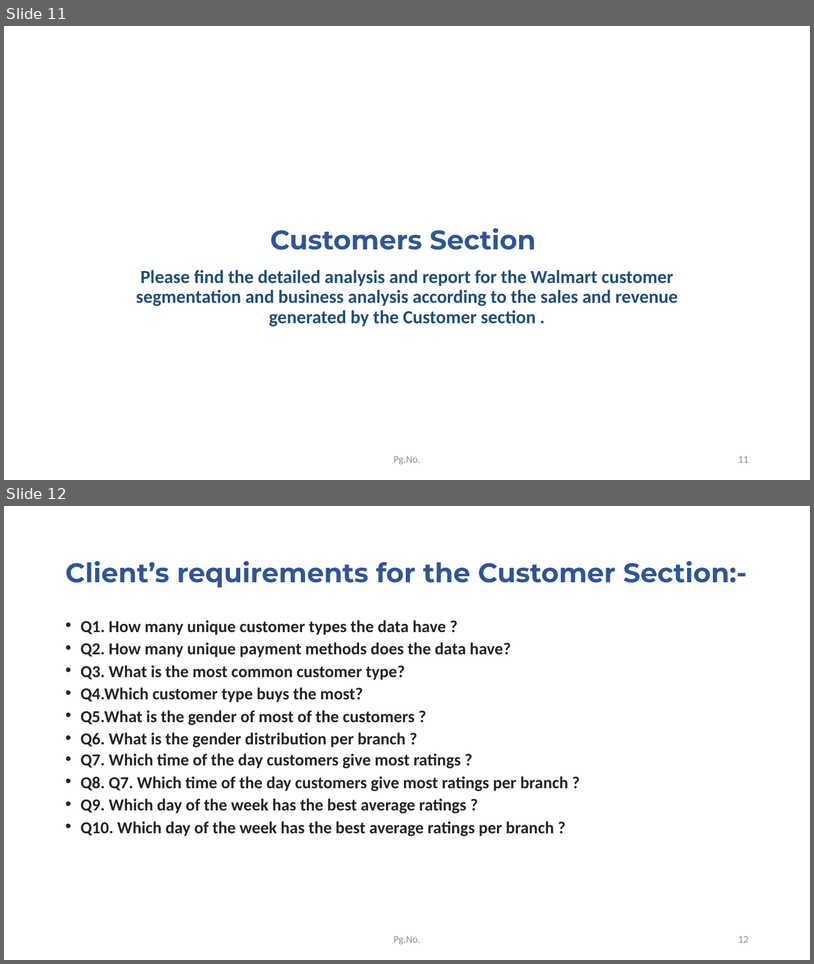
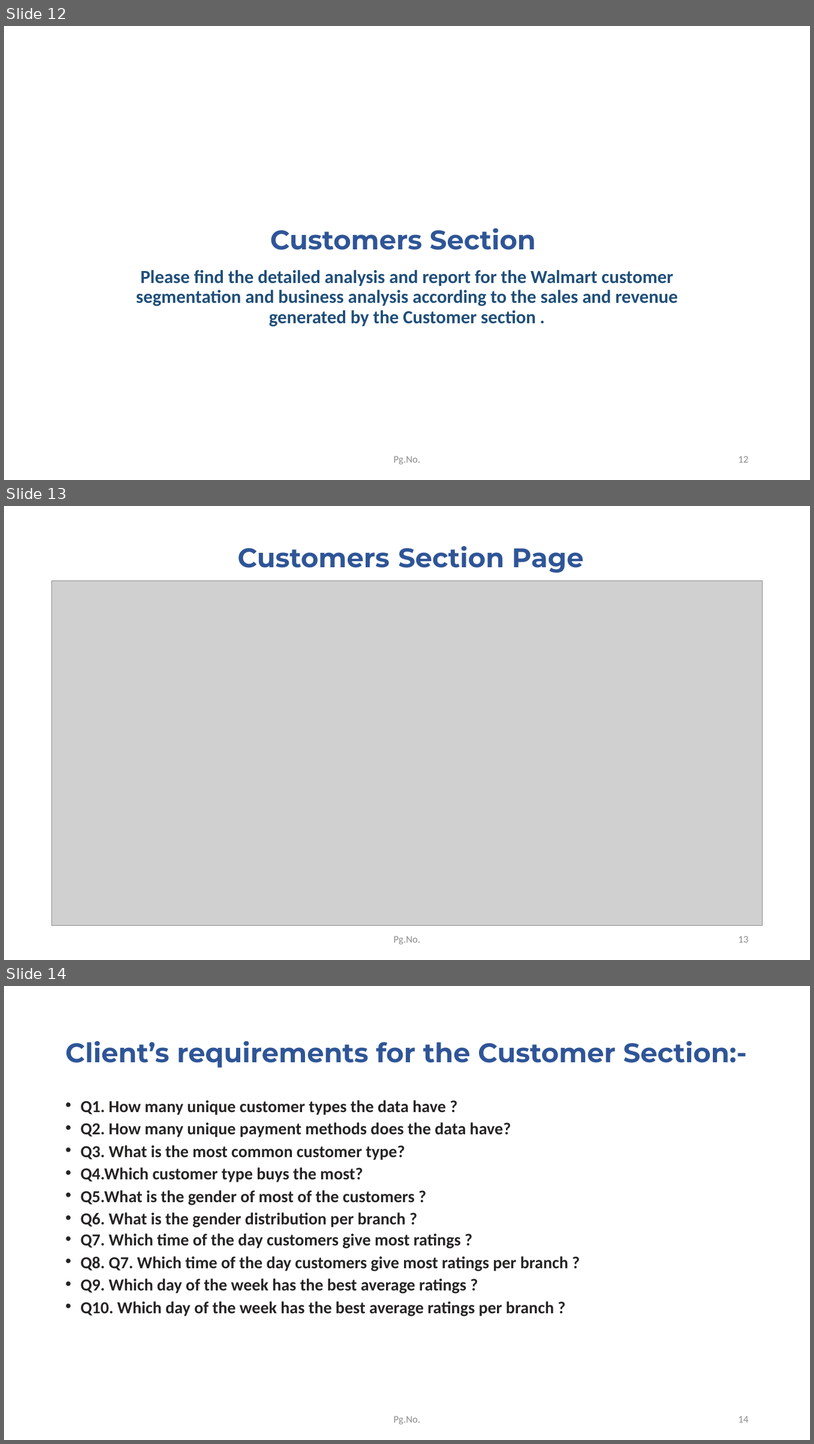
Before and after one commit to NikhilGit3432/SQL-Projects, a slide deck: Customer Segmentation for te walmart PPT.pptx. Shown one above the other, each under a label of ours: slides 11 and 12 before the commit, slides 12, 13 and 14 after it. The pictures are 814x964 and 814x1444 pixels, drawn with LibreOffice and Linux fonts; fonts in the diff are those of the drawing; grey boxes stand for pictures. Boxes give left, top, right and bottom in pixels: in the first picture for what was removed or moved away, otherwise in the second. Text is boxed around its words. In the diff, an @@ line names an element or a change of style, - is before the commit and + after.

Commit message:
Final Draft of PPT

```diff
--- a/Customer Segmentation for te walmart PPT.pptx
+++ b/Customer Segmentation for te walmart PPT.pptx
@@ slide 13 added at (4, 506, 810, 960), background #FFFFFF @@
@@ title added at (238, 546, 584, 573), 32 pt, text #2F5597, bold @@
+Customers Section Page
@@ picture added at (52, 580, 762, 925) @@
@@ text added at (394, 936, 421, 944), 12 pt, text #8C8C8C @@
+Pg.No.
@@ page number added at (738, 936, 749, 942), 12 pt, text #8C8C8C @@
+13
@@ what was slide 11 is now slide 12 @@
@@ page number at (738, 456, 749, 462): text changed @@
-11
+12
@@ what was slide 12 is now slide 14 @@
@@ page number at (738, 1416, 749, 1422): text changed @@
-12
+14
```
Also in this commit, not shown: 1 slide changed, 2 other slides added.
